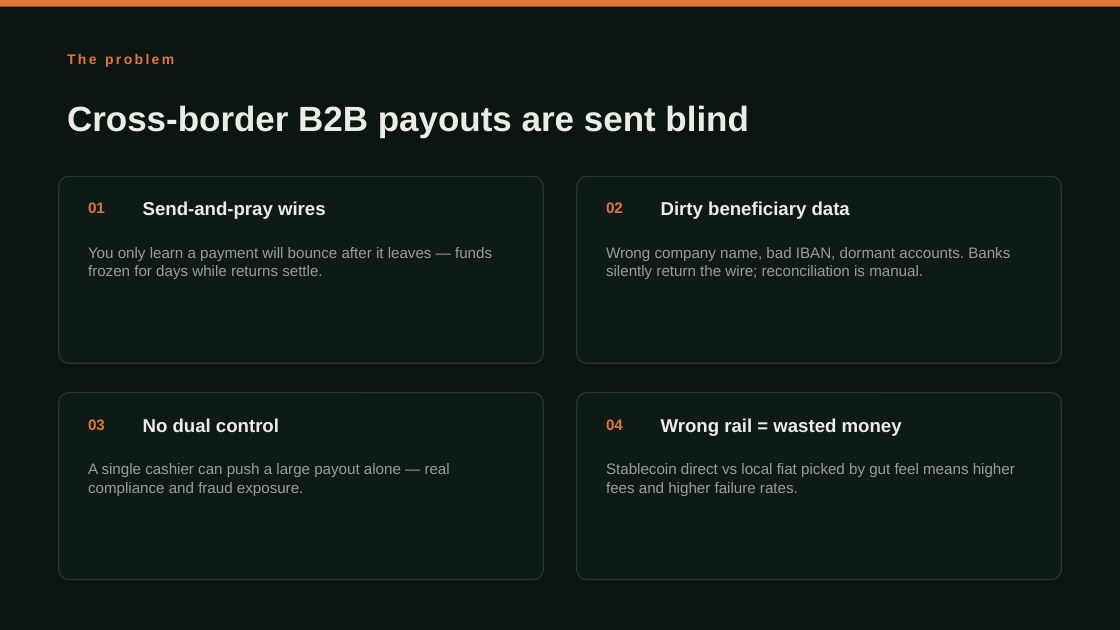
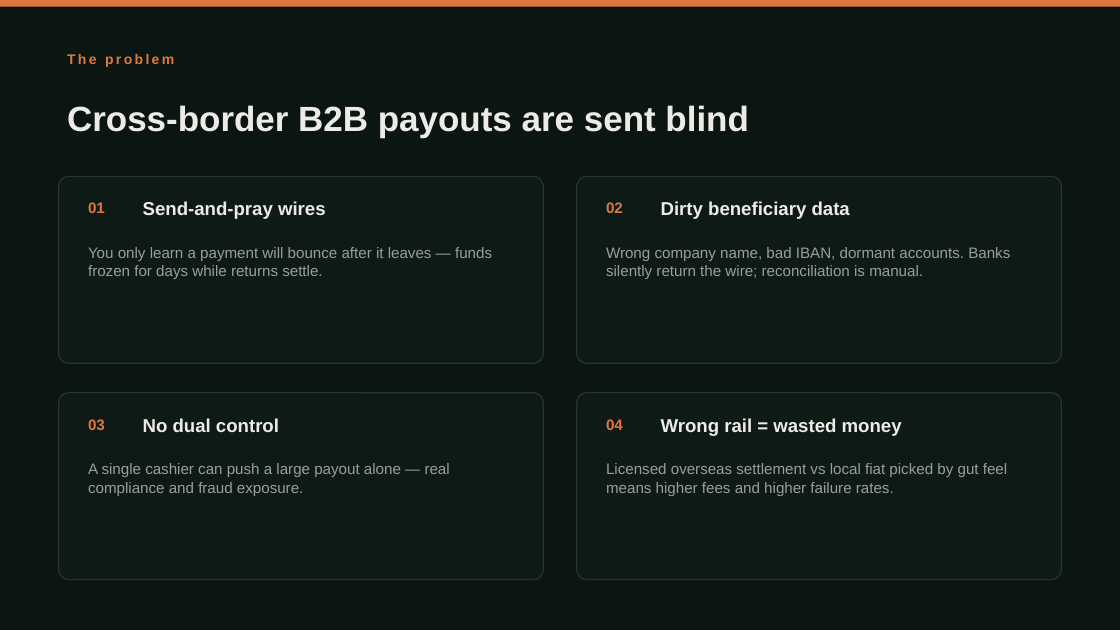
Before and after one commit to Michael-4753/flowguard-payout, a slide deck: slide 2 of public/FlowGuard-pitch-en.pptx. Drawn at 1120x630 pixels with LibreOffice and Linux fonts; fonts in the diff are those of the drawing. Boxes give left, top, right and bottom in pixels: in the first picture for what was removed or moved away, otherwise in the second. Text is boxed around its words. In the diff, an @@ line names an element or a change of style, - is before the commit and + after.

```diff
--- a/public/FlowGuard-pitch-en.pptx
+++ b/public/FlowGuard-pitch-en.pptx
@@ text at <box>606,463,1007,496</box>: text changed @@
-Stablecoin direct vs local fiat picked by gut feel means higher fees and higher failure rates.
+Licensed overseas settlement vs local fiat picked by gut feel means higher fees and higher failure rates.
```
Also in this commit, not shown: 3 other slides changed, 3 other files.
